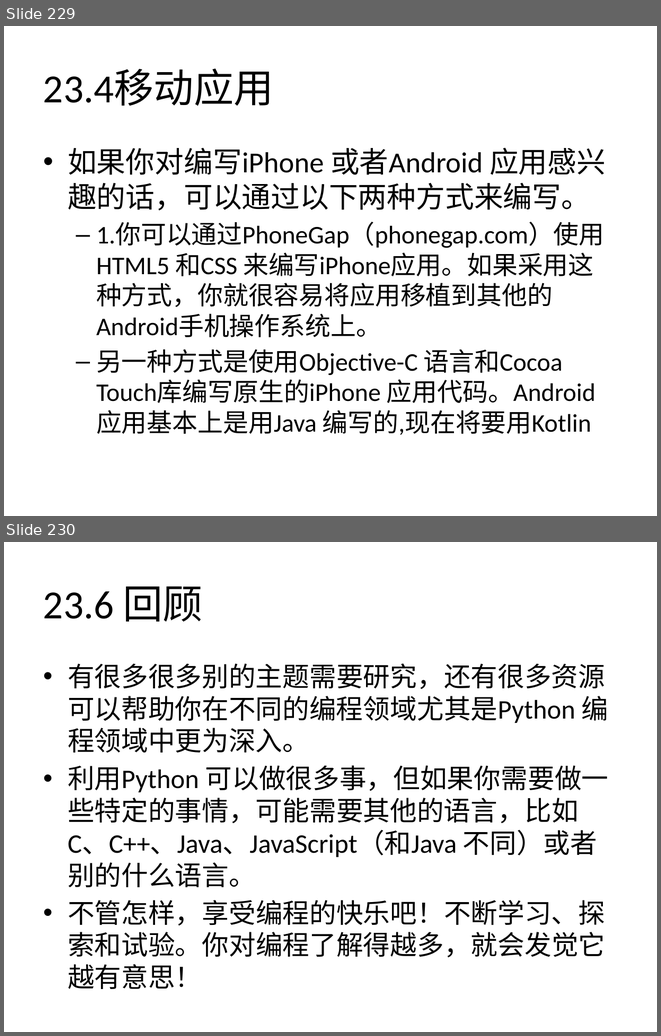
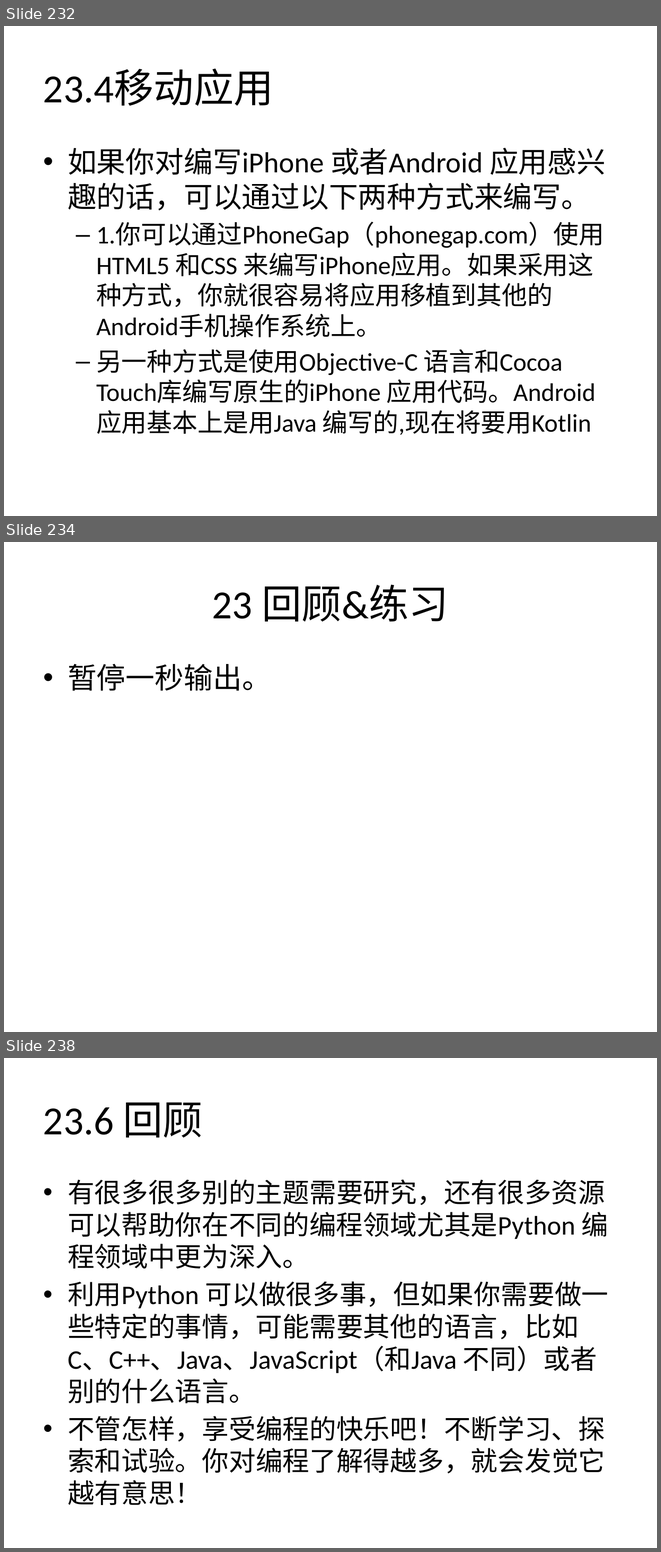
Before and after one commit to zhinan18/Python3, a slide deck: readme/Python3.pptx. Shown one above the other, each under a label of ours: slides 229 and 230 before the commit, slides 232, 234 and 238 after it; the slides between them are not shown. The pictures are 661x1036 and 661x1552 pixels, drawn with LibreOffice and Linux fonts; fonts in the diff are those of the drawing. Boxes give left, top, right and bottom in pixels: in the first picture for what was removed or moved away, otherwise in the second. Text is boxed around its words. In the diff, an @@ line names an element or a change of style, - is before the commit and + after.

```diff
--- a/readme/Python3.pptx
+++ b/readme/Python3.pptx
@@ slide 234 added at (x1=4, y1=542, x2=657, y2=1032), background #FFFFFF @@
@@ title added at (x1=212, y1=584, x2=449, y2=622), 44 pt, text #000000 @@
+23 回顾&练习
@@ text added at (x1=68, y1=664, x2=271, y2=691), 32 pt, text #000000 @@
+• 暂停一秒输出。
@@ what was slide 229 is now slide 232 @@
@@ what was slide 230 is now slide 238 @@
```
Also in this commit, not shown: 3 slides changed, 8 other slides added, 1 slide removed, 21 other files.
